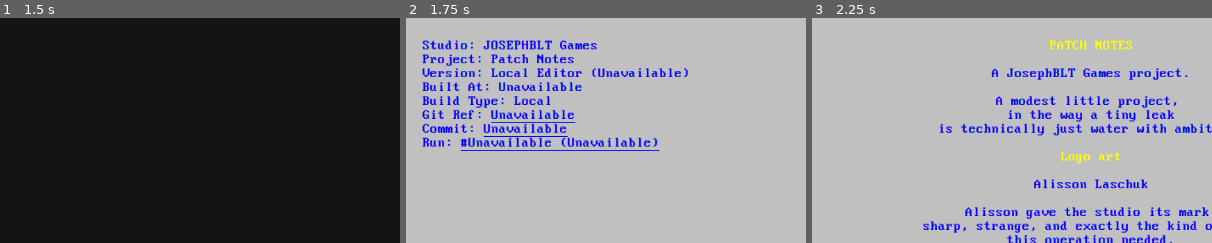
Above: before the commit, frames 1-3 (left to right).
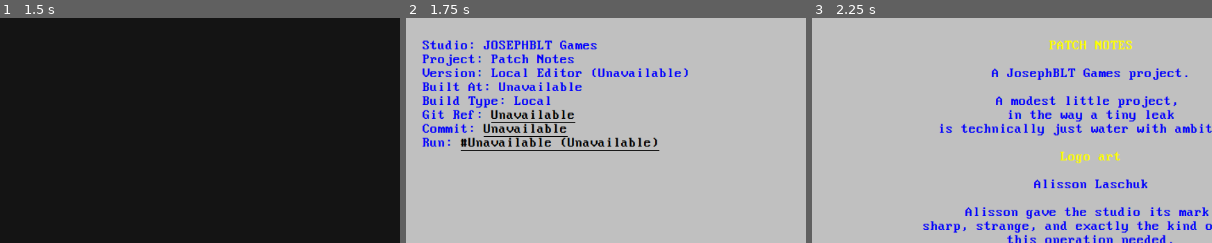
Above: after the commit, the same moments.

Repository: Josephblt/patch-notes
Game: Godot game, scene res://scenes/startup.tscn
Same seed, same stepped clock (60 frames per second), same inputs: the game is played once before the commit and once after it.
Inputs:
- Up to frame 1 (1.5 s): tap Enter (bios_accept) at 0.5 s; hold Right (bios_right) 0.53-1.28 s; hold Enter (bios_accept) 0.53-1.28 s; hold Down (bios_down) from 1.28 s (still down); tap Space (bios_select) at 1.35 s
- Up to frame 2 (1.75 s): keep holding Down (bios_down)
- Up to frame 3 (2.25 s): tap Enter (bios_accept) at 2 s; release Down (bios_down) at 2.03 s; hold Right (bios_right) from 2.03 s (still down); hold Enter (bios_accept) from 2.03 s (still down)
The pictures show only the part of the screen within x 2-52%, y 8-58%; the shares and areas given below are measured in that part.

Frame 1 is identical in both runs. In frame 2, 2.4% of the frame differs, in the area x 13-64%, y 40-60%; in frame 3, nothing differs.
Error before the commit: Invalid assignment of property or key 'text' with value of type 'String' on a base object of type 'null instance'. (res://scripts/scenes/bios/version.gd:25)

Commit message:
Refactor version display nodes for clarity and consistency

Diff:
--- a/src/scenes/bios/version.tscn
+++ b/src/scenes/bios/version.tscn
@@ -13,7 +13,7 @@
 size_flags_vertical = 4
 theme_override_constants/separation = 0
 
-[node name="VersionLineTop" type="Label" parent="VersionLeftVBoxContainer" unique_id=801689785]
+[node name="TopLine" type="Label" parent="VersionLeftVBoxContainer" unique_id=801689785]
 custom_minimum_size = Vector2(0, 40)
 layout_mode = 2
 theme_override_colors/font_color = Color(0, 0, 0, 1)
@@ -22,7 +22,7 @@
 text = "  "
 vertical_alignment = 2
 
-[node name="VersionLine1" type="Label" parent="VersionLeftVBoxContainer" unique_id=1159119169]
+[node name="StudioLine1" type="Label" parent="VersionLeftVBoxContainer" unique_id=1159119169]
 layout_mode = 2
 theme_override_colors/font_color = Color(0, 0, 1, 1)
 theme_override_fonts/font = ExtResource("1_f65hb")
@@ -30,7 +30,7 @@
 text = "    Studio: JOSEPHBLT Games"
 vertical_alignment = 1
 
-[node name="VersionLine2" type="Label" parent="VersionLeftVBoxContainer" unique_id=1365266467]
+[node name="ProjectLine2" type="Label" parent="VersionLeftVBoxContainer" unique_id=1365266467]
 layout_mode = 2
 theme_override_colors/font_color = Color(0, 0, 1, 1)
 theme_override_fonts/font = ExtResource("1_f65hb")
@@ -39,6 +39,7 @@
 vertical_alignment = 1
 
 [node name="VersionLine3" type="Label" parent="VersionLeftVBoxContainer" unique_id=386392075]
+unique_name_in_owner = true
 layout_mode = 2
 theme_override_colors/font_color = Color(0, 0, 1, 1)
 theme_override_fonts/font = ExtResource("1_f65hb")
@@ -46,7 +47,8 @@
 text = "    Version: Development Build (a1b2c3d)"
 vertical_alignment = 1
 
-[node name="VersionLine4" type="Label" parent="VersionLeftVBoxContainer" unique_id=1458550292]
+[node name="BuiltAtLine4" type="Label" parent="VersionLeftVBoxContainer" unique_id=1458550292]
+unique_name_in_owner = true
 layout_mode = 2
 theme_override_colors/font_color = Color(0, 0, 1, 1)
 theme_override_fonts/font = ExtResource("1_f65hb")
@@ -54,7 +56,8 @@
 text = "    Built At: Unavailable"
 vertical_alignment = 1
 
-[node name="VersionLine5" type="Label" parent="VersionLeftVBoxContainer" unique_id=1820342736]
+[node name="BuildTypeLine5" type="Label" parent="VersionLeftVBoxContainer" unique_id=1820342736]
+unique_name_in_owner = true
 layout_mode = 2
 theme_override_colors/font_color = Color(0, 0, 1, 1)
 theme_override_fonts/font = ExtResource("1_f65hb")
@@ -62,18 +65,19 @@
 text = "    Build Type: Development"
 vertical_alignment = 1
 
-[node name="VersionVBoxContainerLine6" type="HBoxContainer" parent="VersionLeftVBoxContainer" unique_id=477759601]
-layout_mode = 2
-theme_override_constants/separation = 0
-
-[node name="StartVersionLine6" type="Label" parent="VersionLeftVBoxContainer/VersionVBoxContainerLine6" unique_id=1580463222]
+[node name="GitRefVBoxContainerLine6" type="HBoxContainer" parent="VersionLeftVBoxContainer" unique_id=477759601]
+layout_mode = 2
+theme_override_constants/separation = 0
+
+[node name="StartGitRefLine6" type="Label" parent="VersionLeftVBoxContainer/GitRefVBoxContainerLine6" unique_id=1580463222]
 layout_mode = 2
 theme_override_colors/font_color = Color(0, 0, 1, 1)
 theme_override_fonts/font = ExtResource("1_f65hb")
 theme_override_font_sizes/font_size = 20
 text = "    Git Ref: "
 
-[node name="VersionLine6" type="LinkButton" parent="VersionLeftVBoxContainer/VersionVBoxContainerLine6" unique_id=455594801]
+[node name="GitRefLine6" type="LinkButton" parent="VersionLeftVBoxContainer/GitRefVBoxContainerLine6" unique_id=455594801]
+unique_name_in_owner = true
 layout_mode = 2
 size_flags_horizontal = 4
 size_flags_vertical = 4
@@ -82,36 +86,38 @@
 theme_override_font_sizes/font_size = 20
 text = "Unavailable"
 
-[node name="VersionVBoxContainerLine7" type="HBoxContainer" parent="VersionLeftVBoxContainer" unique_id=843705156]
-layout_mode = 2
-theme_override_constants/separation = 0
-
-[node name="StartVersionLine7" type="Label" parent="VersionLeftVBoxContainer/VersionVBoxContainerLine7" unique_id=1056071933]
+[node name="CommitVBoxContainerLine7" type="HBoxContainer" parent="VersionLeftVBoxContainer" unique_id=843705156]
+layout_mode = 2
+theme_override_constants/separation = 0
+
+[node name="StartCommitLine7" type="Label" parent="VersionLeftVBoxContainer/CommitVBoxContainerLine7" unique_id=1056071933]
 layout_mode = 2
 theme_override_colors/font_color = Color(0, 0, 1, 1)
 theme_override_fonts/font = ExtResource("1_f65hb")
 theme_override_font_sizes/font_size = 20
 text = "    Commit: "
 
-[node name="VersionLine7" type="LinkButton" parent="VersionLeftVBoxContainer/VersionVBoxContainerLine7" unique_id=1840571315]
+[node name="CommitLine7" type="LinkButton" parent="VersionLeftVBoxContainer/CommitVBoxContainerLine7" unique_id=1840571315]
+unique_name_in_owner = true
 layout_mode = 2
 theme_override_colors/font_color = Color(0, 0, 1, 1)
 theme_override_fonts/font = ExtResource("1_f65hb")
 theme_override_font_sizes/font_size = 20
 text = "Unavailable"
 
-[node name="VersionVBoxContainerLine8" type="HBoxContainer" parent="VersionLeftVBoxContainer" unique_id=2045070596]
-layout_mode = 2
-theme_override_constants/separation = 0
-
-[node name="StartVersionLine8" type="Label" parent="VersionLeftVBoxContainer/VersionVBoxContainerLine8" unique_id=1480887027]
+[node name="RunVBoxContainerLine8" type="HBoxContainer" parent="VersionLeftVBoxContainer" unique_id=2045070596]
+layout_mode = 2
+theme_override_constants/separation = 0
+
+[node name="StartRunLine8" type="Label" parent="VersionLeftVBoxContainer/RunVBoxContainerLine8" unique_id=1480887027]
 layout_mode = 2
 theme_override_colors/font_color = Color(0, 0, 1, 1)
 theme_override_fonts/font = ExtResource("1_f65hb")
 theme_override_font_sizes/font_size = 20
 text = "    Run: "
 
-[node name="VersionLine8" type="LinkButton" parent="VersionLeftVBoxContainer/VersionVBoxContainerLine8" unique_id=2079533215]
+[node name="RunLine8" type="LinkButton" parent="VersionLeftVBoxContainer/RunVBoxContainerLine8" unique_id=2079533215]
+unique_name_in_owner = true
 layout_mode = 2
 theme_override_colors/font_color = Color(0, 0, 1, 1)
 theme_override_fonts/font = ExtResource("1_f65hb")
--- a/src/scripts/scenes/bios/version.gd
+++ b/src/scripts/scenes/bios/version.gd
@@ -2,12 +2,12 @@
 extends BiosItem
 
 
-@onready var _version_label: Label = $VersionLeftVBoxContainer/VersionLine3
-@onready var _built_at_label: Label = $VersionLeftVBoxContainer/VersionLine4
-@onready var _build_type_label: Label = $VersionLeftVBoxContainer/VersionLine5
-@onready var _git_ref_link: LinkButton = $VersionLeftVBoxContainer/VersionLine6
-@onready var _commit_link: LinkButton = $VersionLeftVBoxContainer/VersionLine7
-@onready var _run_link: LinkButton = $VersionLeftVBoxContainer/VersionLine8
+@onready var _version_label: Label = %VersionLine3
+@onready var _built_at_label: Label = %BuiltAtLine4
+@onready var _build_type_label: Label = %BuildTypeLine5
+@onready var _git_ref_link: LinkButton = %GitRefLine6
+@onready var _commit_link: LinkButton = %CommitLine7
+@onready var _run_link: LinkButton = %RunLine8
 
 
 func _ready() -> void:
@@ -16,9 +16,9 @@
 	_version_label.text = "    Version: %s" % metadata.get_version_display()
 	_built_at_label.text = "    Built At: %s" % metadata.built_at
 	_build_type_label.text = "    Build Type: %s" % metadata.build_type
-	_set_metadata_link(_git_ref_link, "    Git Ref: %s" % metadata.git_ref, metadata.get_git_ref_url())
-	_set_metadata_link(_commit_link, "    Commit: %s" % metadata.commit_sha, metadata.get_commit_url())
-	_set_metadata_link(_run_link, "    Run: %s" % metadata.get_run_display(), metadata.get_run_url())
+	_set_metadata_link(_git_ref_link, "%s" % metadata.git_ref, metadata.get_git_ref_url())
+	_set_metadata_link(_commit_link, "%s" % metadata.commit_sha, metadata.get_commit_url())
+	_set_metadata_link(_run_link, "%s" % metadata.get_run_display(), metadata.get_run_url())
 
 
 func _set_metadata_link(link_button: LinkButton, link_text: String, link_uri: String) -> void:
